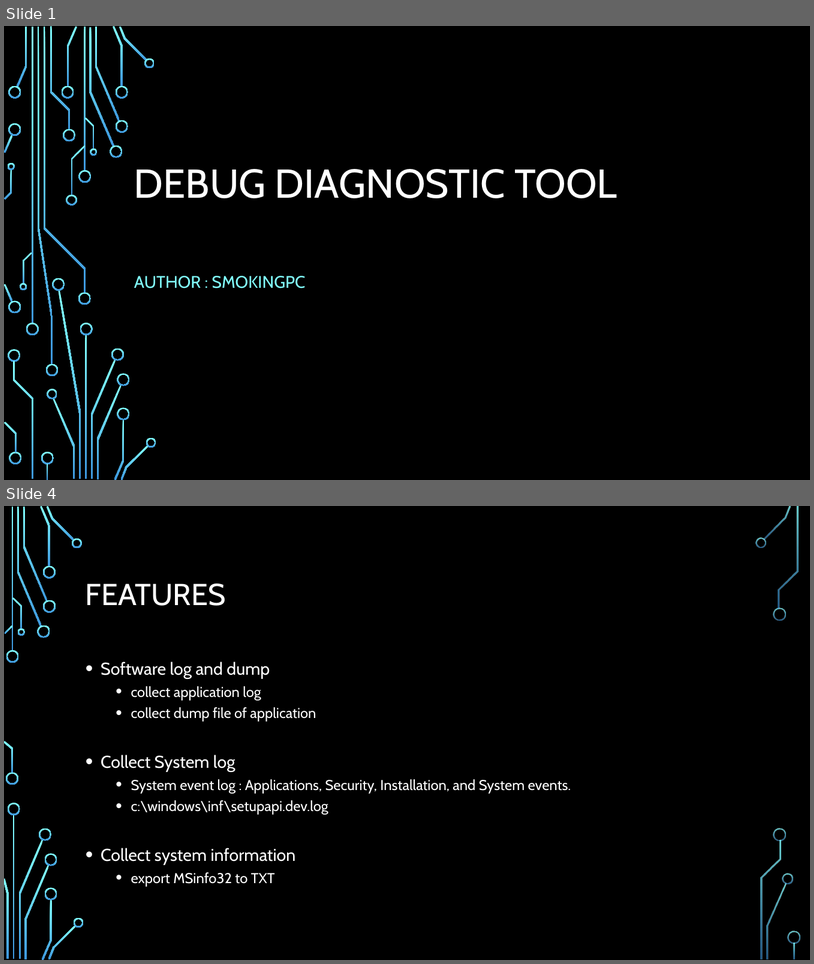
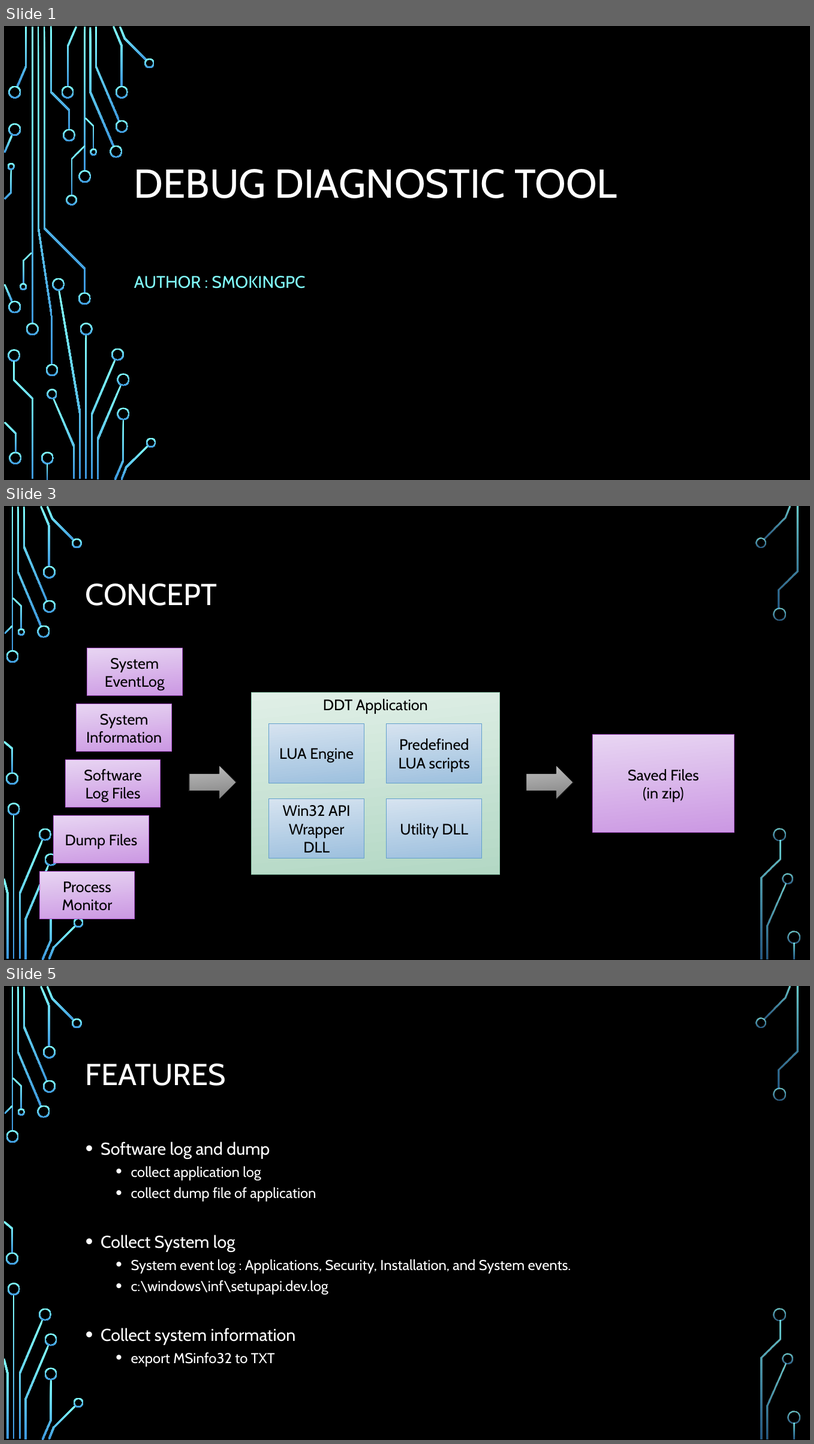
Before and after one commit to smokingpc/ddt, a slide deck: doc/Overview.pptx. Shown one above the other, each under a label of ours: slides 1 and 4 before the commit, slides 1, 3 and 5 after it; the slides between them are not shown. The pictures are 814x964 and 814x1444 pixels, drawn with LibreOffice and Linux fonts; fonts in the diff are those of the drawing; background and template pictures are left out. Boxes give left, top, right and bottom in pixels: in the first picture for what was removed or moved away, otherwise in the second. Text is boxed around its words. In the diff, an @@ line names an element or a change of style, - is before the commit and + after.

```diff
--- a/doc/Overview.pptx
+++ b/doc/Overview.pptx
@@ slide 3 added at bbox=[4, 506, 810, 960], background picture (left out); not listed: 36 template elements that a slide beside it also shows @@
@@ title added at bbox=[86, 583, 217, 606], 36 pt, text #FFFFFF @@
+CONCEPT
@@ rectangle added at bbox=[593, 735, 735, 832], fill gradient #E9D6F2 to #CC99E4, outline #B258D3 0.75 pt, 18 pt, text #000000 @@
+Saved Files
+(in zip)
@@ right arrow added at bbox=[189, 765, 236, 799], fill gradient #C0C0C0 to #828282, outline #000000 0.75 pt @@
@@ right arrow added at bbox=[527, 765, 574, 799], fill gradient #C0C0C0 to #828282, outline #000000 0.75 pt @@
@@ group added at bbox=[251, 693, 500, 874]: 5 rectangles @@
+DDT Application
+LUA Engine
+Predefined LUA scripts
+Win32 API Wrapper DLL
+Utility DLL
@@ group added at bbox=[39, 648, 182, 919]: 5 rectangles @@
+System Information
+Software Log Files
+Dump Files
+System EventLog
+Process Monitor
@@ what was slide 4 is now slide 5 @@
```
Also in this commit, not shown: 2 slides changed, 5 other slides added, 5 slides removed, 2 other files.
